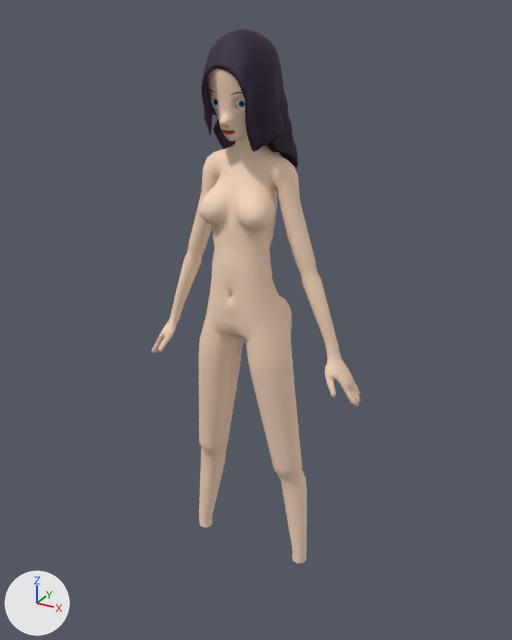
One commit to the FBX model Assets/Models/FemaleMaskGirlLowPolly.fbx: the scene before it, then after it.
The view is the same before and after, from a camera (50 mm lens) standing at (4.15, -7.23, 4.17) and looking at (0.04, 0.25, 0.43). The axes (+X, +Y, +Z) are drawn at lower left. The lights are the same throughout.

Objects in the first picture: 'Hair', 'Player'.
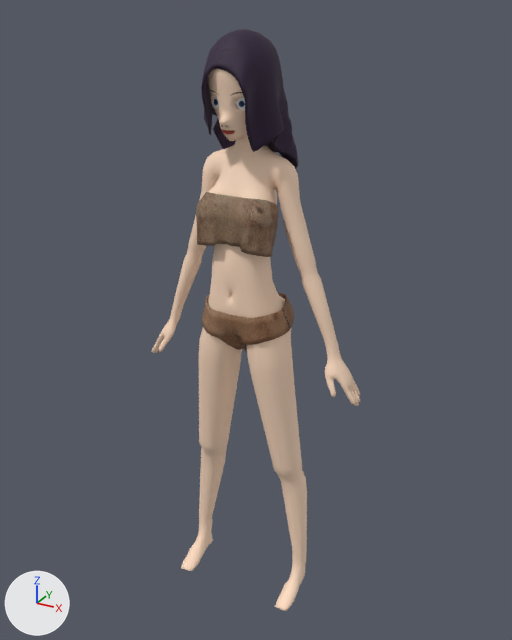
Commit message: Player Model
Actual model for unity

Diff of the bpy script that builds the scene:
```diff
--- a/Assets/Models/FemaleMaskGirlLowPolly.fbx.py
+++ b/Assets/Models/FemaleMaskGirlLowPolly.fbx.py
@@ img_clothtopdino_png @@
+img_clothtopdino_png = load_image('ClothTopDino.png', '../Images/ClothTopDino.png', 1024, 1024, 'sRGB')
@@ img_clothdinobottom_png @@
+img_clothdinobottom_png = load_image('ClothDinoBottom.png', '../Images/ClothDinoBottom.png', 1024, 1024, 'sRGB')
@@ mat_clothtopdino @@
+mat_clothtopdino = principled_material('ClothTopDino')
+mat_clothtopdino.texture = img_clothtopdino_png
+mat_clothtopdino.roughness = 0.69
@@ mat_clothdinobotom @@
+mat_clothdinobotom = principled_material('ClothDinoBotom')
+mat_clothdinobotom.texture = img_clothdinobottom_png
+mat_clothdinobotom.roughness = 0.69
@@ me_mesh_001 @@
 # used by ob_player; location = (0.0, 0.0, 0.0)
-me_mesh_001.from_pydata(...)  # 2355 vertices, 2346 faces; spans x -1.57..1.57, y -0.45..0.51, z -3.17..3.85
+me_mesh_001.from_pydata(...)  # 2551 vertices, 2544 faces; spans x -1.57..1.57, y -0.45..0.51, z -3.64..3.85
+# me_mesh_001 part 1
+# 175 vertices are added at x -0.93..0.93, y -0.45..0.28, z -3.64..-3.28
+# 10 new vertices lie (0.0, 0.05, 0.02) away from vertices in x -0.86..0.86, y -0.45..0.2, z -3.61..-3.43
+# 6 new vertices lie (0.0, 0.07, 0.04) away from vertices in x -0.9..0.9, y -0.29..-0.26, z -3.55..-3.53
+# 5 new vertices lie (0.07, 0.0, 0.0) away from vertices in x -0.85..0.78, y -0.45..0.25, z -3.59..-3.29
+# 198 new faces join them
 me_mesh_001.materials.append(mat_character)
@@ me_cylinder_004 @@
+me_cylinder_004.from_pydata(...)  # 1536 vertices, 1536 faces; spans x -0.509..0.504, y -0.438..0.414, z 1.416..2.198
+me_cylinder_004.materials.append(mat_clothtopdino)  # picture img_clothtopdino_png
@@ me_cylinder_005 @@
+me_cylinder_005.from_pydata(...)  # 878 vertices, 878 faces; spans x -0.624..0.624, y -0.347..0.526, z 0.079..0.8
+me_cylinder_005.materials.append(mat_clothdinobotom)  # picture img_clothdinobottom_png
@@ ob_clothsdinotop @@
+ob_clothsdinotop = bpy.data.objects.new('ClothsDinoTop', me_cylinder_004)
+ob_clothsdinotop.location = (0.0, 0.0, 0.0)
@@ ob_clothsdinobottom @@
+ob_clothsdinobottom = bpy.data.objects.new('ClothsDinoBottom', me_cylinder_005)
+ob_clothsdinobottom.location = (0.0, 0.0, 0.0)
```

Pixel boxes [x1, y1, x2, y2] of what changed, in the pictures (512 x 640 px):
'Player', reshaped (10% taller)
    before: [152, 69, 360, 563]
    after: [152, 69, 360, 611]
'ClothsDinoTop', added (brown)
    after: [196, 192, 279, 257]
'ClothsDinoBottom', added (brown)
    after: [202, 293, 294, 351]
part 1 of me_mesh_001, added (beige)
    after: [181, 524, 306, 611]
